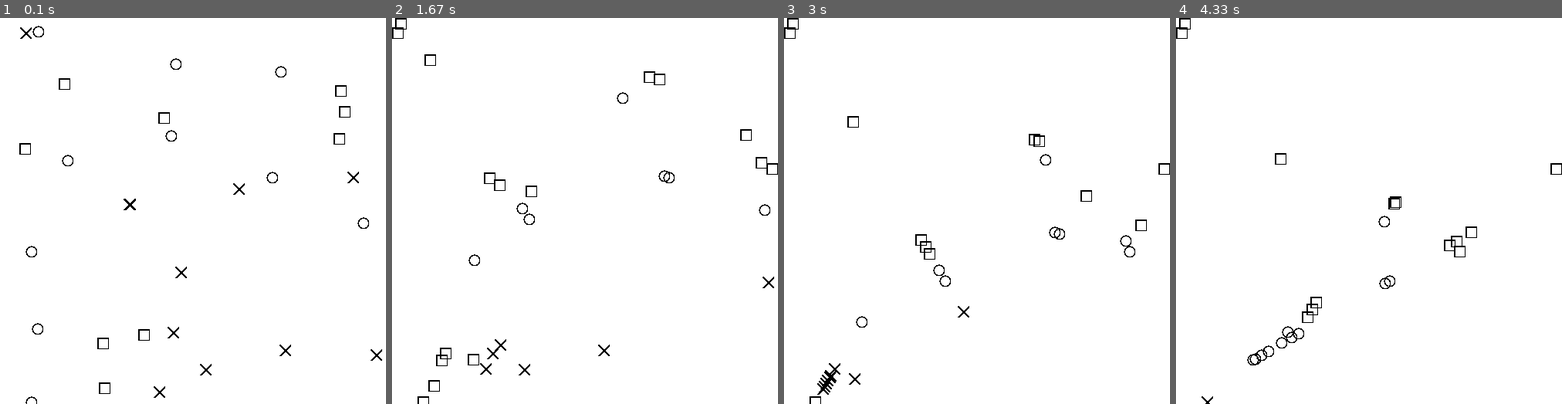
Above: before the commit, frames 1-4 (left to right).
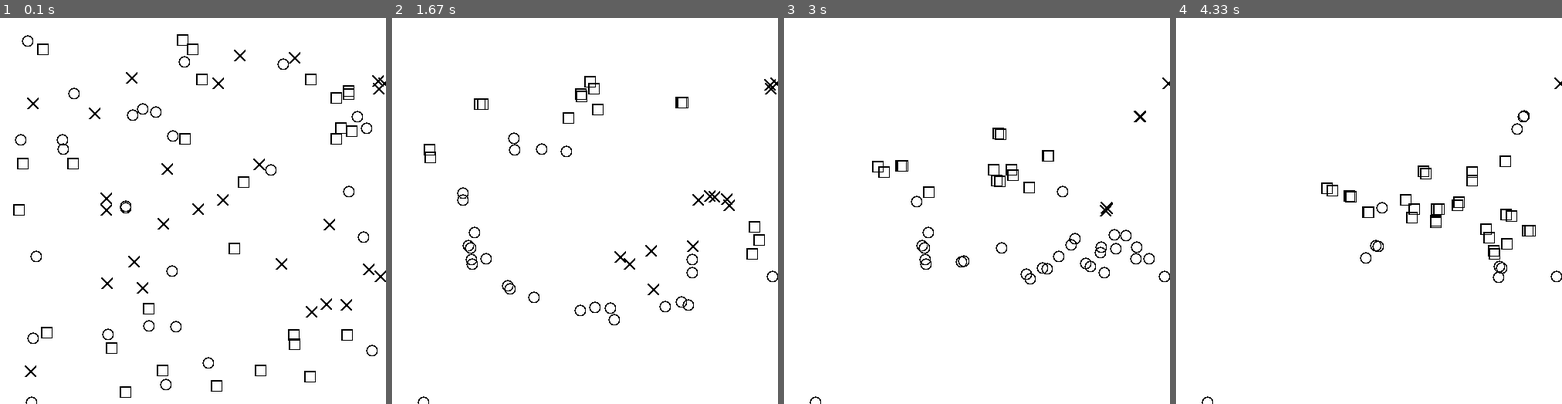
Above: after the commit, the same moments.

Repository: benceluzsinszky/rock-paper-scissors-simulation-pygame
Game: pygame game, started from main.py
The game is run twice, just before and just after one commit, with the same random seed, the same clock (stepped at 60 frames per second) and the same inputs.
Inputs:
- Up to frame 1 (0.1 s): no input
- Up to frame 2 (1.67 s): no input
- Up to frame 3 (3 s): no input
- Up to frame 4 (4.33 s): no input

The runs differ from the first frame. In frame 1, 3.1% of the frame differs, in the area x 3-100%, y 2-99%; in frame 2, 2.3%; in frame 3, 2.0%; in frame 4, 1.8%.

Commit message:
Added self collision

Diff:
--- a/main.py
+++ b/main.py
@@ -39,9 +39,9 @@
         while True:
             self.check_events()
             # self.rocks.sprites()[0].eat(self.scissors)
-            self.move_sprites(self.rocks, self.scissors, self.papers)
-            self.move_sprites(self.scissors, self.papers, self.rocks)
-            self.move_sprites(self.papers, self.rocks, self.scissors)
+            self.move_sprites(self.rocks, self.scissors)
+            self.move_sprites(self.scissors, self.papers)
+            self.move_sprites(self.papers, self.rocks)
             self.check_collisions()
             self.update_screen()
             self.clock.tick(60)
@@ -70,27 +70,30 @@
                 if event.key == pygame.K_ESCAPE:
                     self.running = False
 
-    def collision(self, winner, loser, type):
-        collision = pygame.sprite.groupcollide(winner, loser, False, True)
+    def collision(self, wached_group, loser_group, type):
+        self_collision = pygame.sprite.groupcollide(wached_group, wached_group, False, False)
+        if self_collision:
+            ...
+
+        collision = pygame.sprite.groupcollide(wached_group, loser_group, False, True)
 
         if collision:
             dead_sprite_rect_x = list(collision.values())[0][0].rect.x
             dead_sprite_rect_y = list(collision.values())[0][0].rect.y
-            # list(collision.keys())[0].closest_food_distance = float("inf")
             sprite = Sprite(self, type, (dead_sprite_rect_x, dead_sprite_rect_y))
-            winner.add(sprite)
+            wached_group.add(sprite)
 
     def check_collisions(self):
         self.collision(self.rocks, self.scissors, "rock")
         self.collision(self.scissors, self.papers, "scissors")
         self.collision(self.papers, self.rocks, "paper")
 
-    def move_sprites(self, wathced_group, food, enemy):
-        for sprite in wathced_group:
-            sprite.action(food, enemy)
+    def move_sprites(self, current, food):
+        for sprite in current:
+            sprite.eat(current, food)
 
     def create_sprites(self, type, group):
-        for _ in range(10):
+        for _ in range(30):
             random_x = random.randint(10, 490)
             random_y = random.randint(10, 490)
             sprite = Sprite(self, type, (random_x, random_y))
--- a/sprites.py
+++ b/sprites.py
@@ -33,7 +33,8 @@
                 self.closest_food_distance = distance
                 self.closest_food = sprite
 
-    def eat(self):
+    def eat(self, current, food):
+        self.get_food_info(food)
         try:
             direction = pygame.math.Vector2(self.closest_food.rect.center) - pygame.math.Vector2(self.rect.center)
             try:
@@ -46,7 +47,11 @@
                 self.rect.left > 0 and
                 self.rect.right < 500
                  ):
-                self.rect.move_ip(direction * 2)
+                self.rect.move_ip(direction * 3)
+                for sprite in current:
+                    if sprite != self:
+                        if pygame.sprite.collide_rect(self, sprite):  # TODO: self collision
+                            self.rect.move_ip(direction * -2)
         except AttributeError:
             pass
         self.closest_food_distance = float("inf")
@@ -59,7 +64,7 @@
                 self.closest_enemy_distance = distance
                 self.closest_enemy = sprite
 
-    def run(self):
+    def run(self, current):
         direction = pygame.math.Vector2(self.closest_enemy.rect.center) - pygame.math.Vector2(self.rect.center)
         try:
             direction.normalize_ip()
@@ -71,13 +76,18 @@
             self.rect.left > 0 and
             self.rect.right < 500
              ):
-            self.rect.move_ip(direction * -2)
+            self.rect.move_ip(direction * - 3)
+            for sprite in current:
+                if sprite != self:
+                    if pygame.sprite.collide_rect(self, sprite):
+                        self.rect.move_ip(direction * 2)
         self.closest_enemy_distance = float("inf")
 
-    def action(self, food, enemy):
+    def action(self, current, food, enemy):
         self.get_food_info(food)
         self.get_enemy_info(enemy)
-        if self.closest_enemy_distance < 35:
-            self.run()
-        else:
-            self.eat()
+        self.eat(current)
+        # if self.closest_enemy_distance < 35:
+        #     self.run(current)
+        # else:
+        #     self.eat(current)
